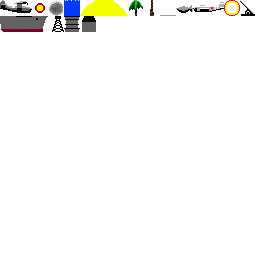
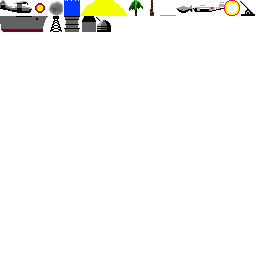
Layers edited between the first and the second (256, 256) image:
painted on "tiles.png" over (50, 16, 111, 32)
